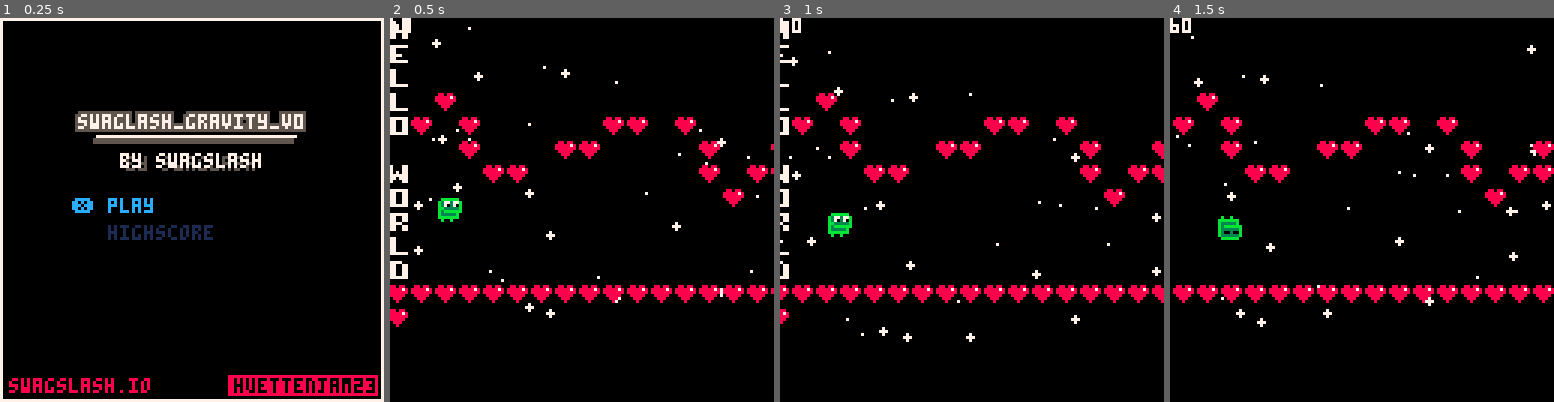
Above: before the commit, frames 1-4 (left to right).
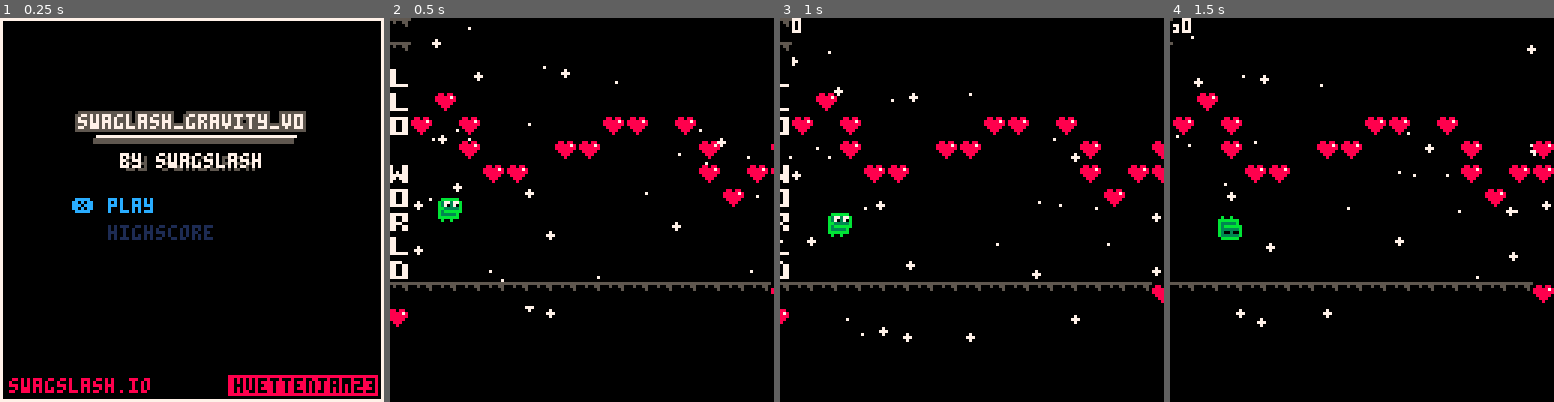
Above: after the commit, the same moments.

Repository: swagslash/huettenjam2023
Game: PICO-8 cartridge huettenjam2023.p8
The game is run twice, just before and just after one commit, with the same random seed, the same clock (stepped at 60 frames per second) and the same inputs.
Inputs:
- Up to frame 1 (0.25 s): no input
- Up to frame 2 (0.5 s): tap X (X key) at 0.33 s
- Up to frame 3 (1 s): no input
- Up to frame 4 (1.5 s): tap X (X key) at 1.07 s

Frame 1 is identical in both runs. In frame 2, 4.0% of the frame differs, in the area x 0-100%, y 0-75%; in frame 3, 3.6%; in frame 4, 3.4%.

Commit message:
add new spritesheet

Diff:
--- a/huettenjam2023.p8
+++ b/huettenjam2023.p8
@@ -20,14 +20,14 @@
 bb8aa882ff888fffff9999ffb33333bfb33333bfb33883bfffffffffffffffffffffffffffffffffffffffffffffffffffffffffffffffffffffffffffffffff
 b88aaa88fff8fffff888888fbbbbbbbfbbbbbbbfb33883bfffffffffffffffffffffffffffffffffffffffffffffffffffffffffffffffffffffffffffffffff
 88aaaaa8fffffffff888888ffbffbffffbffbffffbbbbbbbffffffffffffffffffffffffffffffffffffffffffffffffffffffffffffffffffffffffffffffff
-ffffffffffffffffffffffffffffffffffffffffffffffffffffffffffffffffffffffffffffffffffffffffffffffffffffffffffffffffffffffffffffffff
-fffffffff77ff77ff777777ff77ffffff77ffffff777777fffffffff77fff77ff777777ff777777ff77ffffff7777fffffffffffffffffffffffffffffffffff
-fffffffff77ff77ff77ffffff77ffffff77ffffff77ff77fffffffff77fff77ff77ff77ff77ff77ff77ffffff77ff77fffffffffffffffffffffffffffffffff
-fffffffff77ff77ff77ffffff77ffffff77ffffff77ff77fffffffff77f7f77ff77ff77ff77ff77ff77ffffff77ff77fffffffffffffffffffffffffffffffff
-fffffffff777777ff7777ffff77ffffff77ffffff77ff77fffffffff7777777ff77ff77ff7777ffff77ffffff77ff77fffffffffffffffffffffffffffffffff
-fffffffff77ff77ff77ffffff77ffffff77ffffff77ff77fffffffff777f777ff77ff77ff77ff77ff77ffffff77ff77fffffffffffffffffffffffffffffffff
-fffffffff77ff77ff777777ff777777ff777777ff777777fffffffff77fff77ff777777ff77ff77ff777777ff777777fffffffffffffffffffffffffffffffff
-ffffffffffffffffffffffffffffffffffffffffffffffffffffffffffffffffffffffffffffffffffffffffffffffffffffffffffffffffffffffffffffffff
+ffffffff5555555555555555ffffffffffffffffffffffffffffffffffffffffffffffffffffffffffffffffffffffffffffffffffffffffffffffffffffffff
+ffffffff0050055000500550f77ffffff77ffffff777777fffffffff77fff77ff777777ff777777ff77ffffff7777fffffffffffffffffffffffffffffffffff
+ffffffff0000005000000050f77ffffff77ffffff77ff77fffffffff77fff77ff77ff77ff77ff77ff77ffffff77ff77fffffffffffffffffffffffffffffffff
+ffffffff0000000000000000f77ffffff77ffffff77ff77fffffffff77f7f77ff77ff77ff77ff77ff77ffffff77ff77fffffffffffffffffffffffffffffffff
+ffffffff0000000000000000f77ffffff77ffffff77ff77fffffffff7777777ff77ff77ff7777ffff77ffffff77ff77fffffffffffffffffffffffffffffffff
+ffffffff0000000000000000f77ffffff77ffffff77ff77fffffffff777f777ff77ff77ff77ff77ff77ffffff77ff77fffffffffffffffffffffffffffffffff
+ffffffff0000000000000000f777777ff777777ff777777fffffffff77fff77ff777777ff77ff77ff777777ff777777fffffffffffffffffffffffffffffffff
+ffffffff0000000000000000ffffffffffffffffffffffffffffffffffffffffffffffffffffffffffffffffffffffffffffffffffffffffffffffffffffffff
 ffffffffffffffffffffffffffffffffffffffffffffffffffffffffffffffffffffffffffffffffffffffffffffffffffffffffffffffffffffffffffffffff
 ffffffffffffffffffffffffffffffffffffffffffffffffffffffffffffffffffffffffffffffffffffffffffffffffffffffffffffffffffffffffffffffff
 ffffffffffffffffffffffffffffffffffffffffffffffffffffffffffffffffffffffffffffffffffffffffffffffffffffffffffffffffffffffffffffffff
@@ -271,7 +271,7 @@
 
 
 __gff__
-0001800000000000000000000000000000000000000000000000000000000000000000000000000000000000000000000000000000000000000000000000000000000000000000000000000000000000000000000000000000000000000000000000000000000000000000000000000000000000000000000000000000000000
+0001800000000000000000000000000000010000000000000000000000000000000000000000000000000000000000000000000000000000000000000000000000000000000000000000000000000000000000000000000000000000000000000000000000000000000000000000000000000000000000000000000000000000
 0000000000000000000000000000000000000000000000000000000000000000000000000000000000000000000000000000000000000000000000000000000000000000000000000000000000000000000000000000000000000000000000000000000000000000000000000000000000000000000000000000000000000000
 __map__
 1100000000000000000000000000000000000000000000000000000000000000000000000000000000000000000000000000000000000000000000000000000000000000000000000000000000000000000000000000000000000000000000000000000000000000000000000000000000000000000000000000000000000000
@@ -285,7 +285,7 @@
 1900000000000000000000000000000000000000000000000000000000000000000000000000000000000000000000000000000000000000000000000000000000000000000000000000000000000000000000000000000000000000000000000000000000000000000000000000000000000000000000000000000000000000
 1a00000000000000000000000000000000000000000000000000000000000000000000000000000000000000000000000000000000000000000000000000000000000000000000000000000000000000000000000000000000000000000000000000000000000000000000000000000000000000000000000000000000000000
 1b00000000000000000000000000000000000000000000000000000000000000000000000000000000000000000000000000000000000000000000000000000000000000000000000000000000000000000000000000000000000000000000000000000000000000000000000000000000000000000000000000000000000000
-0101010101010101010101010101010101010100000000000000000000000000000000000000000000000000000000000000000000000000000000000000000000000000000000000000000000000000000000000000000000000000000000000000000000000000000000000000000000000000000000000000000000000000
+1111111111111111111111111111111101010100000000000000000000000000000000000000000000000000000000000000000000000000000000000000000000000000000000000000000000000000000000000000000000000000000000000000000000000000000000000000000000000000000000000000000000000000
 0100000000000000000000000000000000000101000000000000000000000000000000000000000000000000000000000000000000000000000000000000000000000000000000000000000000000000000000000000000000000000000000000000000000000000000000000000000000000000000000000000000000000000
 
 
Not shown, added: spritesheet.png
